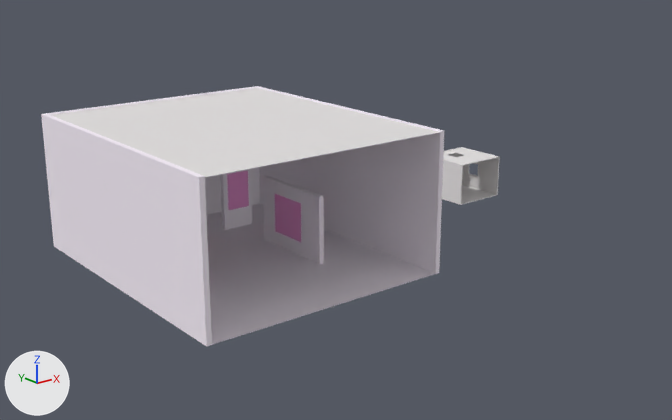
One commit to the Blender file docs/client/models/gallery.blend: the scene before it, then after it.
The view is the same before and after, from a 50 mm lens placed at (-130.6, -206.1, 90.0), pointed at (35.6, 1.5, 6.9). Every picture has the same lights, and +X, +Y and +Z are marked at lower left.

Names of what the first picture shows: 'Cube', 'Gallery', 'Roof', 'Slot3', 'Slot4'.
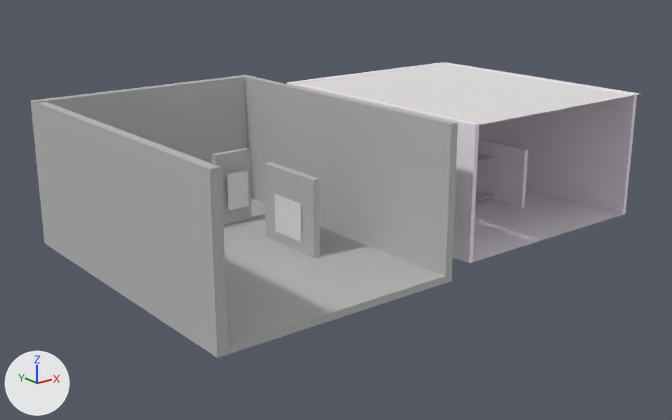
Pixel boxes (x1, y1, x2, y2) of what changed, in the pictures (672 x 420 px):
'Gallery', reshaped, moved, rescaled (9% taller)
    before: (41, 86, 444, 346)
    after: (31, 75, 458, 358)
'Roof', moved
    before: (51, 88, 439, 177)
    after: (297, 62, 640, 124)
'Gallery2', added
    after: (287, 62, 637, 263)
'Slot3', recoloured
    both: (227, 170, 249, 210)
'Cube', unchanged, covered by the edit
    before: (442, 147, 500, 205)
    after: (476, 153, 497, 201)

The edits, one by one:
Material 'Material.006' (mat_material_006) is new.
Its base color is (0.5, 0.5, 0.5) (grey #bcbcbc).
me_plane_003 has 4 vertices, 1 face and spans x -6.55..0.74, y 23.93, z -9.34..1.97.
me_plane_003 no longer uses material mat_material_002 (pink #faa3e2).
me_plane_003 now uses material mat_material (white #e7e4e4).
Mesh me_cube_002 is new.
It has 88 vertices, 68 faces and spans x -35.9..35.9, y -47.8..47.8, z -1.0..41.4.
It uses material mat_material_006 (grey #bcbcbc).
Object 'Gallery' (ob_gallery) is rescaled from (35.8, -42.1, 1.0) to (1.0, 1.0, 1.0).
Object 'Gallery' (ob_gallery) now shows me_cube_002 instead of me_plane.
Object 'Gallery' (ob_gallery) moves from (0.0, 0.0, 0.0) to (0.0, 1.2, 0.0).
Object 'Roof' (ob_roof) moves from (0.0, 0.0, 38.4) to (85.4, 0.0, 38.4).
Object 'Gallery2' (ob_gallery2) is new; it shows me_plane.
Its location is (83.1, 0.0, 0.0).
Its scale is (35.8, -42.1, 1.0).
